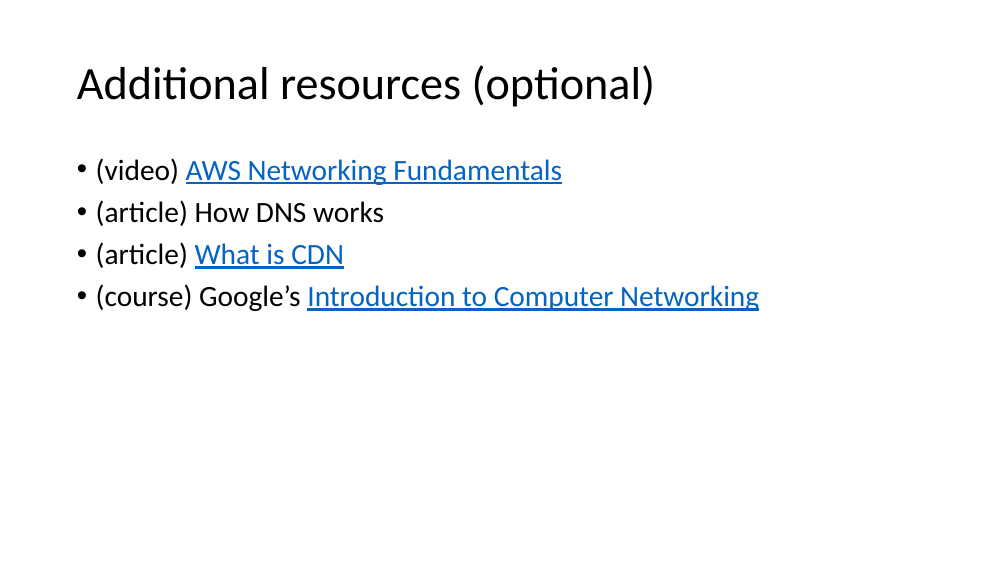
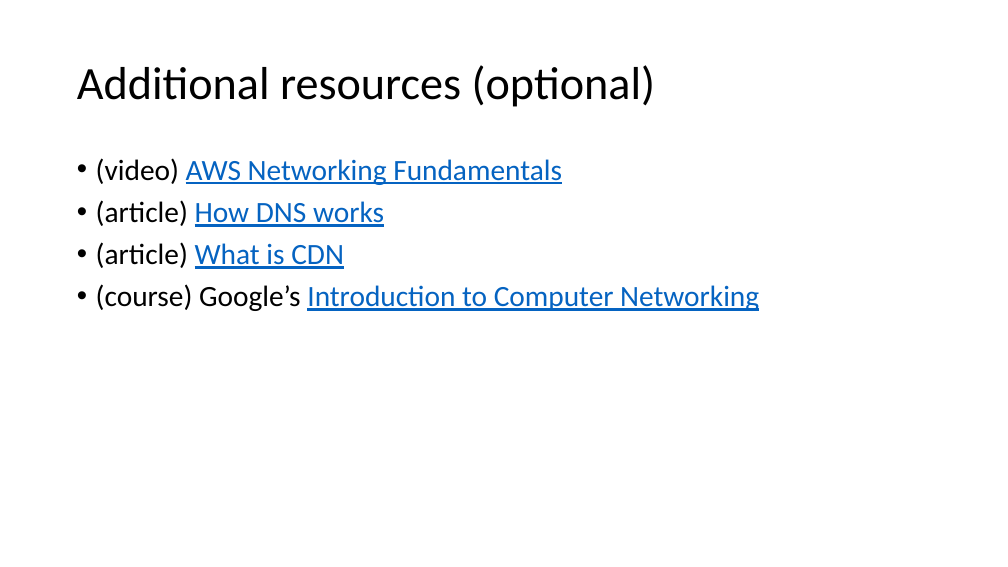
Before and after one commit to v1r7u/cloud_computing_old, a slide deck: slide 55 of presentations/03_Core_Services.pptx. Drawn at 1008x567 pixels with LibreOffice and Linux fonts; fonts in the diff are those of the drawing. Boxes give left, top, right and bottom in pixels: in the first picture for what was removed or moved away, otherwise in the second. Text is boxed around its words. In the diff, an @@ line names an element or a change of style, - is before the commit and + after.

Commit message:
corrected session-2 presentation

```diff
--- a/presentations/03_Core_Services.pptx
+++ b/presentations/03_Core_Services.pptx
@@ text at [96,200,384,227]: text colour #000000 to #0563C1, underline on in "How DNS works" @@
```
Also in this commit, not shown: 1 other file.
